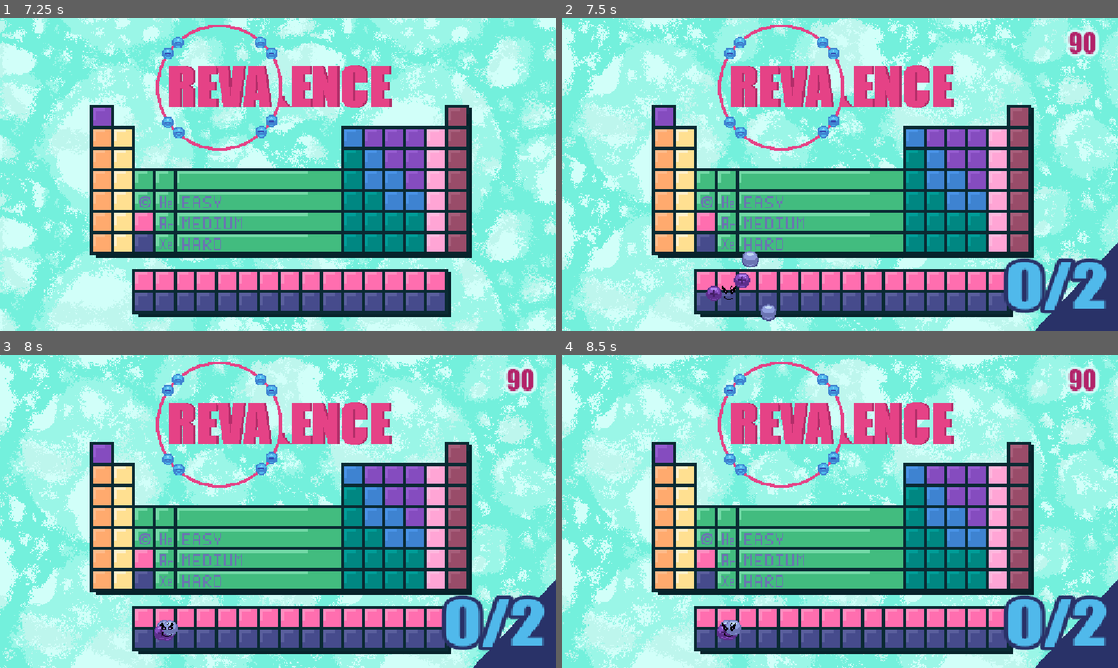
Above: before the commit, frames 1-4 (two rows, left to right).
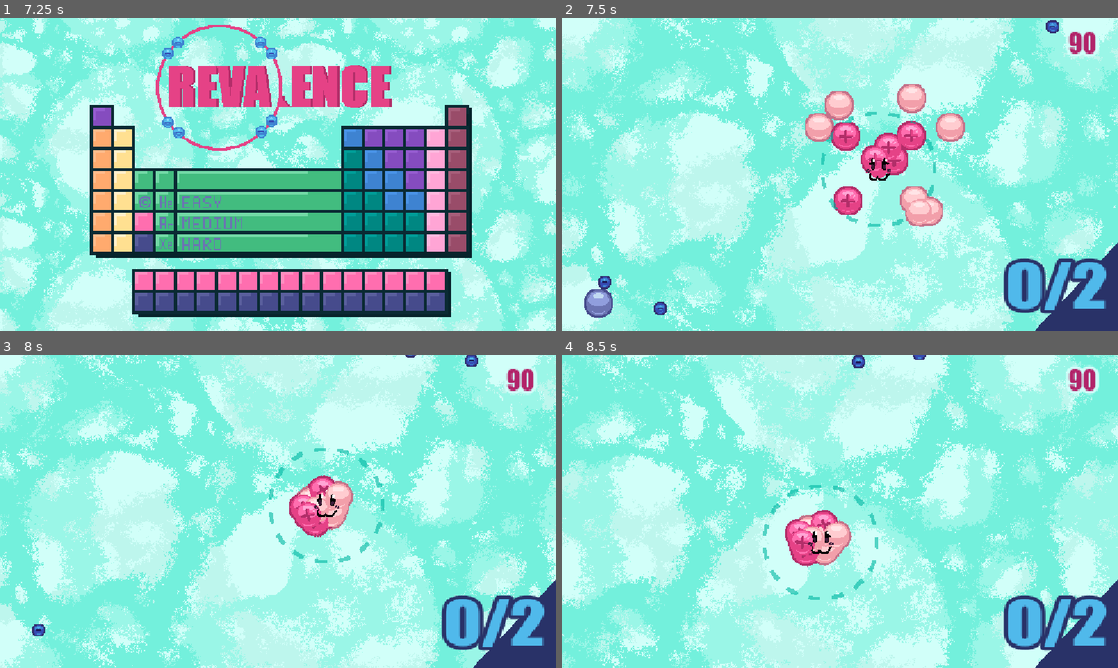
Above: after the commit, the same moments.

Repository: Green4TFG/atom-revolution
Game: Godot game, scene res://levels/game.tscn
Two runs of this game, one before a commit and one after it. Both use one fixed random seed, a clock stepped at 60 frames per second and the inputs below.
Inputs (mouse positions are in pixels of both pictures, inside the frame that each line leads up to):
- Up to frame 1 (7.25 s): move the mouse to (400, 158) at 0.52 s; press the mouse at (400, 158) at 0.53 s; hold Right (right) 0.53-1.28 s; move the mouse to (166, 190) at 1.27 s; release the mouse at (166, 190) at 1.28 s; hold Down (down) 1.28-2.03 s; click (166, 190) at 1.35 s; move the mouse to (333, 105) at 2.02 s; press the mouse at (333, 105) at 2.03 s; hold Right (right) 2.03-2.78 s; move the mouse to (250, 237) at 2.77 s; release the mouse at (250, 237) at 2.78 s; hold Up (up) 2.78-3.53 s; click (250, 237) at 2.85 s; move the mouse to (444, 221) at 3.52 s; press the mouse at (444, 221) at 3.53 s; hold Left (left) 3.53-5.03 s; move the mouse to (111, 127) at 4.27 s; release the mouse at (111, 127) at 4.28 s; click (111, 127) at 4.35 s; move the mouse to (305, 174) at 5.02 s; press the mouse at (305, 174) at 5.03 s; hold Down (down) 5.03-5.78 s; move the mouse to (194, 96) at 5.77 s; release the mouse at (194, 96) at 5.78 s; hold Right (right) 5.78-6.53 s; click (194, 96) at 5.85 s; move the mouse to (400, 158) at 6.52 s; press the mouse at (400, 158) at 6.53 s; hold Up (up) from 6.53 s (still down)
- Up to frame 2 (7.5 s): move the mouse to (728, 190) at 7.27 s; release Up (up) at 7.28 s; release the mouse at (728, 190) at 7.28 s; hold Right (right) from 7.28 s (still down); click (728, 190) at 7.35 s
- Up to frame 3 (8 s): keep holding Right (right)
- Up to frame 4 (8.5 s): move the mouse to (895, 442) at 8.02 s; release Right (right) at 8.03 s; press the mouse at (895, 442) at 8.03 s; hold Down (down) from 8.03 s (still down)

Frame 1 is identical in both runs. In frame 2, 77% of the frame differs, in the area x 0-100%, y 0-100%; in frame 3, 76%; in frame 4, 77%.
Error before the commit: Invalid call. Nonexistent function 'make_current' in base 'Nil'. (res://mainmenu/main.gd:42)

Commit message:
THANK YOU JASPER OMG

Diff:
--- a/levels/argon.tscn
+++ b/levels/argon.tscn
@@ -6,6 +6,7 @@
 [ext_resource type="PackedScene" uid="uid://cpv6u1irvd0xh" path="res://enemy/enemy.tscn" id="4_46mg2"]
 [ext_resource type="PackedScene" uid="uid://c4qugunscnbob" path="res://levels/parallax.tscn" id="5_v50d4"]
 [ext_resource type="PackedScene" uid="uid://1dphh42e64sk" path="res://electron/electron.tscn" id="6_7uwku"]
+[ext_resource type="PackedScene" uid="uid://dka45pj5mhaer" path="res://player/player.tscn" id="7_v50d4"]
 
 [sub_resource type="LabelSettings" id="LabelSettings_lfsbt"]
 font = ExtResource("3_s0lf1")
@@ -110,3 +111,6 @@
 
 [node name="electron12" parent="." unique_id=1643922999 instance=ExtResource("6_7uwku")]
 position = Vector2(643, 494)
+
+[node name="player" parent="." unique_id=65502379 instance=ExtResource("7_v50d4")]
+position = Vector2(584, 135)
--- a/levels/helium.tscn
+++ b/levels/helium.tscn
@@ -5,6 +5,7 @@
 [ext_resource type="FontFile" uid="uid://cu1y4rt4mnsqi" path="res://assets/Impact.ttf" id="3_fplaf"]
 [ext_resource type="PackedScene" uid="uid://c4qugunscnbob" path="res://levels/parallax.tscn" id="4_fplaf"]
 [ext_resource type="PackedScene" uid="uid://cpv6u1irvd0xh" path="res://enemy/enemy.tscn" id="5_lfsbt"]
+[ext_resource type="PackedScene" uid="uid://dka45pj5mhaer" path="res://player/player.tscn" id="6_lfsbt"]
 
 [sub_resource type="LabelSettings" id="LabelSettings_lfsbt"]
 font = ExtResource("3_fplaf")
@@ -79,3 +80,6 @@
 
 [node name="enemy6" parent="." unique_id=103837068 instance=ExtResource("5_lfsbt")]
 position = Vector2(1190, 958)
+
+[node name="player" parent="." unique_id=65502379 instance=ExtResource("6_lfsbt")]
+position = Vector2(539, 281)
--- a/levels/xenon.tscn
+++ b/levels/xenon.tscn
@@ -6,6 +6,7 @@
 [ext_resource type="PackedScene" uid="uid://cpv6u1irvd0xh" path="res://enemy/enemy.tscn" id="4_2fjf8"]
 [ext_resource type="PackedScene" uid="uid://c4qugunscnbob" path="res://levels/parallax.tscn" id="5_d3q0p"]
 [ext_resource type="PackedScene" uid="uid://1dphh42e64sk" path="res://electron/electron.tscn" id="6_qxdf7"]
+[ext_resource type="PackedScene" uid="uid://dka45pj5mhaer" path="res://player/player.tscn" id="7_qxdf7"]
 
 [sub_resource type="LabelSettings" id="LabelSettings_lfsbt"]
 font = ExtResource("3_di205")
@@ -110,3 +111,6 @@
 
 [node name="electron12" parent="." unique_id=1490728201 instance=ExtResource("6_qxdf7")]
 position = Vector2(643, 494)
+
+[node name="player" parent="." unique_id=65502379 instance=ExtResource("7_qxdf7")]
+position = Vector2(562, 170)
